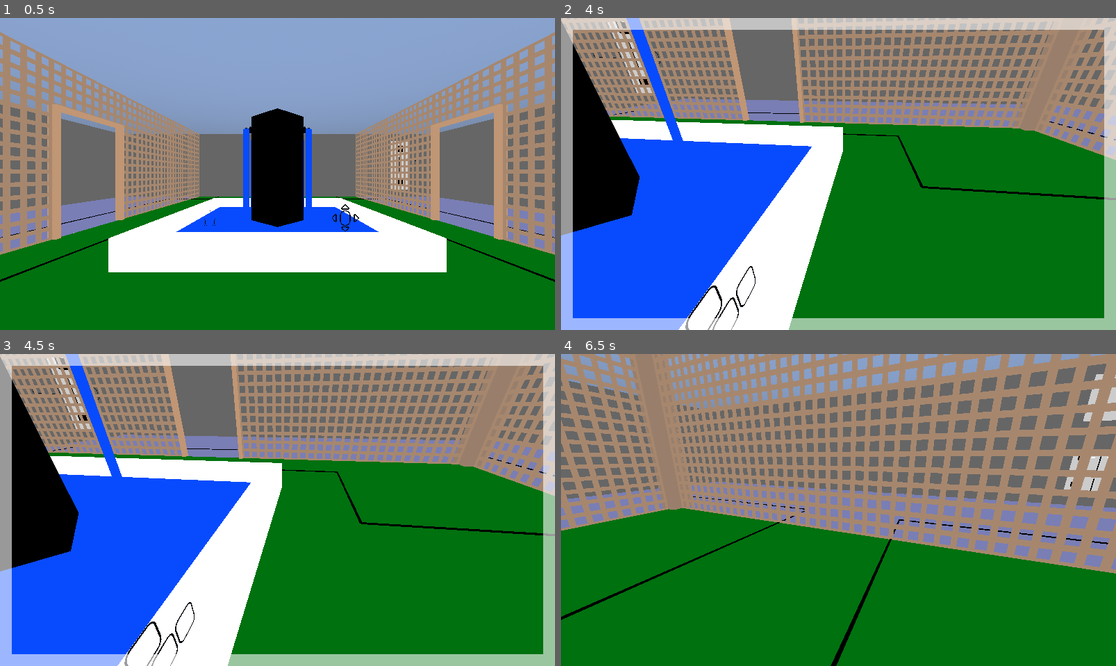
Above: before the commit, frames 1-4 (two rows, left to right).
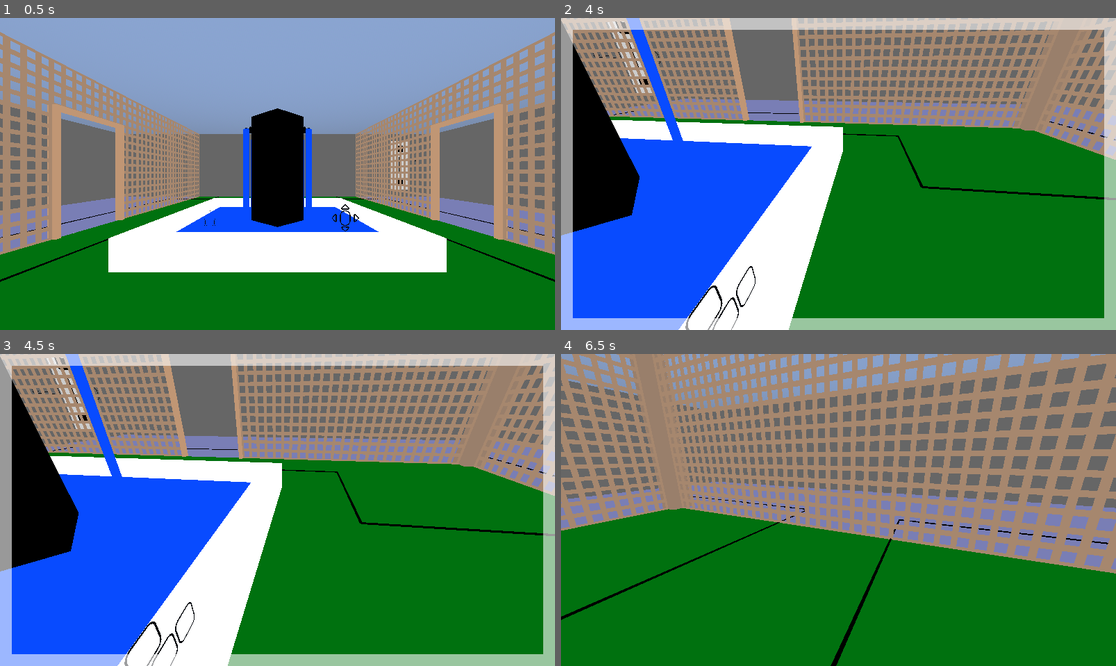
Above: after the commit, the same moments.

Repository: MarkRoss470/grid-puzzle-game
Game: Godot game, scene res://scenes/Main.tscn
The game is run twice, just before and just after one commit, with the same random seed, the same clock (stepped at 60 frames per second) and the same inputs.
Inputs (mouse positions are in pixels of both pictures, inside the frame that each line leads up to):
- Up to frame 1 (0.5 s): no input
- Up to frame 2 (4 s): tap Enter (ui_accept) at 0.5, 0.77, 1.25, 1.52, 3.02, 3.77 s; move the mouse to (832, 180) at 0.52 s; hold W (move_forward) 0.53-2.03 s; tap Space (free_mouse) at 0.6, 2.1, 3.6 s; click (832, 180) at 0.67 s; move the mouse to (1005, 220) at 1.27 s; tap Shift (run) at 1.35, 2.85 s; tap R (reset) at 2 s; move the mouse to (672, 127) at 2.02 s; hold A (move_left) 2.03-3.53 s; move the mouse to (844, 174) at 2.77 s; click (844, 174) at 2.92 s; move the mouse to (816, 167) at 3.52 s; hold W (move_forward) from 3.53 s (still down)
- Up to frame 3 (4.5 s): tap Enter (ui_accept) at 4.25 s; move the mouse to (399, 494) at 4.27 s; release W (move_forward) at 4.28 s; hold D (move_right) from 4.28 s (still down); tap Shift (run) at 4.35 s
- Up to frame 4 (6.5 s): tap Enter (ui_accept) at 4.52, 6.02 s; tap R (reset) at 5 s; move the mouse to (727, 525) at 5.02 s; release D (move_right) at 5.03 s; hold W (move_forward) 5.03-5.78 s; tap Space (free_mouse) at 5.1 s; click (727, 525) at 5.17 s; move the mouse to (849, 503) at 5.77 s; hold D (move_right) from 5.78 s (still down); tap Shift (run) at 5.85 s

Frame 1 is identical in both runs. In frame 2, less than 0.1% of the frame differs, in the area x 2-99%, y 0-100%; in frame 3, less than 0.1%; in frame 4, 0.8%, in the area x 0-100%, y 0-99%.

Commit message:
Improved control prompts Added control prompt for sprinting Improved graphic for spacebar prompt

Diff:
--- a/scenes/courtyard.tscn
+++ b/scenes/courtyard.tscn
@@ -10,8 +10,9 @@
 [ext_resource type="Shader" uid="uid://c4ieflob81x7y" path="res://shaders/Wire.tres" id="8_7goup"]
 [ext_resource type="Script" path="res://scripts/Puzzles/SymbolPuzzle.gd" id="9_fl3yu"]
 [ext_resource type="Resource" uid="uid://dcg3bn65pnqqe" path="res://puzzles/courtyard/walls/01. controls.tres" id="10_fsktf"]
-[ext_resource type="Texture2D" uid="uid://d4khqglidoi2x" path="res://textures/Object Textures/Control Tutorials/space bar.png" id="11_dafha"]
 [ext_resource type="Texture2D" uid="uid://dgmcj0hui5247" path="res://textures/Object Textures/Control Tutorials/left click.png" id="12_ytb1y"]
+[ext_resource type="Texture2D" uid="uid://cp5s4jccjyy0r" path="res://textures/Object Textures/Control Tutorials/shift.png" id="13_03cix"]
+[ext_resource type="Texture2D" uid="uid://d4khqglidoi2x" path="res://textures/Object Textures/Control Tutorials/space bar.png" id="13_kvirq"]
 [ext_resource type="Resource" uid="uid://cy7jghdxowgt2" path="res://puzzles/courtyard/walls/02. squares intro/top left.tres" id="13_t1yjs"]
 [ext_resource type="Resource" uid="uid://ci53qe5sia7rg" path="res://puzzles/courtyard/walls/02. squares intro/top right.tres" id="14_h0h8n"]
 [ext_resource type="Resource" uid="uid://btbt3tjgdsjvf" path="res://puzzles/courtyard/walls/02. squares intro/bottom left.tres" id="15_6g85l"]
@@ -129,12 +130,12 @@
 
 [sub_resource type="PlaneMesh" id="PlaneMesh_a654v"]
 
-[sub_resource type="StandardMaterial3D" id="StandardMaterial3D_7n4st"]
+[sub_resource type="StandardMaterial3D" id="StandardMaterial3D_70tyn"]
 transparency = 2
 alpha_scissor_threshold = 0.5
 alpha_antialiasing_mode = 0
 cull_mode = 2
-albedo_texture = ExtResource("11_dafha")
+albedo_texture = ExtResource("13_kvirq")
 
 [sub_resource type="StandardMaterial3D" id="StandardMaterial3D_3akgm"]
 transparency = 2
@@ -142,6 +143,13 @@
 alpha_antialiasing_mode = 0
 cull_mode = 2
 albedo_texture = ExtResource("12_ytb1y")
+
+[sub_resource type="StandardMaterial3D" id="StandardMaterial3D_7n4st"]
+transparency = 2
+alpha_scissor_threshold = 0.5
+alpha_antialiasing_mode = 0
+cull_mode = 2
+albedo_texture = ExtResource("13_03cix")
 
 [sub_resource type="StandardMaterial3D" id="StandardMaterial3D_7amc5"]
 transparency = 1
@@ -360,7 +368,7 @@
 [node name="Space Bar Prompt" type="CSGMesh3D" parent="Puzzles/Tutorial/Controls"]
 transform = Transform3D(0.5, -1.99053e-20, -1.27061e-22, 0, -2.18557e-08, -0.5, 1.99053e-20, 0.5, -2.18557e-08, -1, -1, 0)
 mesh = SubResource("PlaneMesh_a654v")
-material = SubResource("StandardMaterial3D_7n4st")
+material = SubResource("StandardMaterial3D_70tyn")
 
 [node name="Left Click Prompt" type="CSGMesh3D" parent="Puzzles/Tutorial/Controls"]
 transform = Transform3D(0.5, -1.99053e-20, -1.27061e-22, 0, -2.18557e-08, -0.5, 1.99053e-20, 0.5, -2.18557e-08, 1, -1, 0)
@@ -370,8 +378,8 @@
 [node name="Squares Intro" type="Node3D" parent="Puzzles/Tutorial" node_paths=PackedStringArray("targets")]
 transform = Transform3D(-2.18557e-08, 0, -0.5, 0, 0.5, 0, 0.5, 0, -2.18557e-08, 9.5, 3.5, -8.5)
 script = ExtResource("6_6gi18")
-targets = [NodePath("Top Left"), NodePath("Top Right"), NodePath("Bottom Left"), NodePath("Bottom Right")]
-params = Array[int]([0, 0, 0, 0])
+targets = [NodePath("Top Left"), NodePath("Top Right"), NodePath("Bottom Left"), NodePath("Bottom Right"), NodePath("Shift Prompt")]
+params = Array[int]([0, 0, 0, 0, 0])
 
 [node name="Top Left" type="Node3D" parent="Puzzles/Tutorial/Squares Intro" node_paths=PackedStringArray("instance", "on_complete")]
 transform = Transform3D(1, 0, 0, 0, 1, 0, 0, 0, 1, 0.5, -0.5, 0)
@@ -407,6 +415,15 @@
 on_complete = NodePath("../Combiner")
 on_complete_param = 3
 load_on_start = false
+
+[node name="Shift Prompt" type="CSGMesh3D" parent="Puzzles/Tutorial/Squares Intro"]
+transform = Transform3D(1.45519e-11, 0, 0, 0, -6.36084e-19, 1.45519e-11, 0, -1.45519e-11, -6.36084e-19, 4.99999, -3, 0)
+mesh = SubResource("PlaneMesh_a654v")
+material = SubResource("StandardMaterial3D_7n4st")
+script = ExtResource("4_wy272")
+end_position = Vector3(5, -3, 1.45519e-11)
+end_rotation = Vector3(90, 1.45519e-11, 1.45519e-11)
+end_scale = Vector3(2, 2, 2)
 
 [node name="Combiner" type="Node" parent="Puzzles/Tutorial/Squares Intro" node_paths=PackedStringArray("target")]
 script = ExtResource("17_47y20")
@@ -601,7 +618,6 @@
 script = ExtResource("6_6gi18")
 targets = [NodePath("Top Left"), NodePath("Top Right"), NodePath("Bottom Left"), NodePath("Bottom Right"), NodePath("Right Click Prompt")]
 params = Array[int]([0, 0, 0, 0, 0])
-load_on_start = true
 
 [node name="Top Left" type="Node3D" parent="Puzzles/Tutorial/Key Puzzles Intro" node_paths=PackedStringArray("key_hint_tile", "instance", "on_complete")]
 transform = Transform3D(1, 0, 0, 0, 1, 0, 0, 0, 1, 0.5, -0.5, 0)
Not shown: 1 places in scenes/courtyard.tscn that only renumber resources
Binary file added: textures/Object Textures/Control Tutorials/shift.png
Not shown, added: textures/Object Textures/Control Tutorials/shift.png.import
Binary file changed: textures/Object Textures/Control Tutorials/space bar.png
